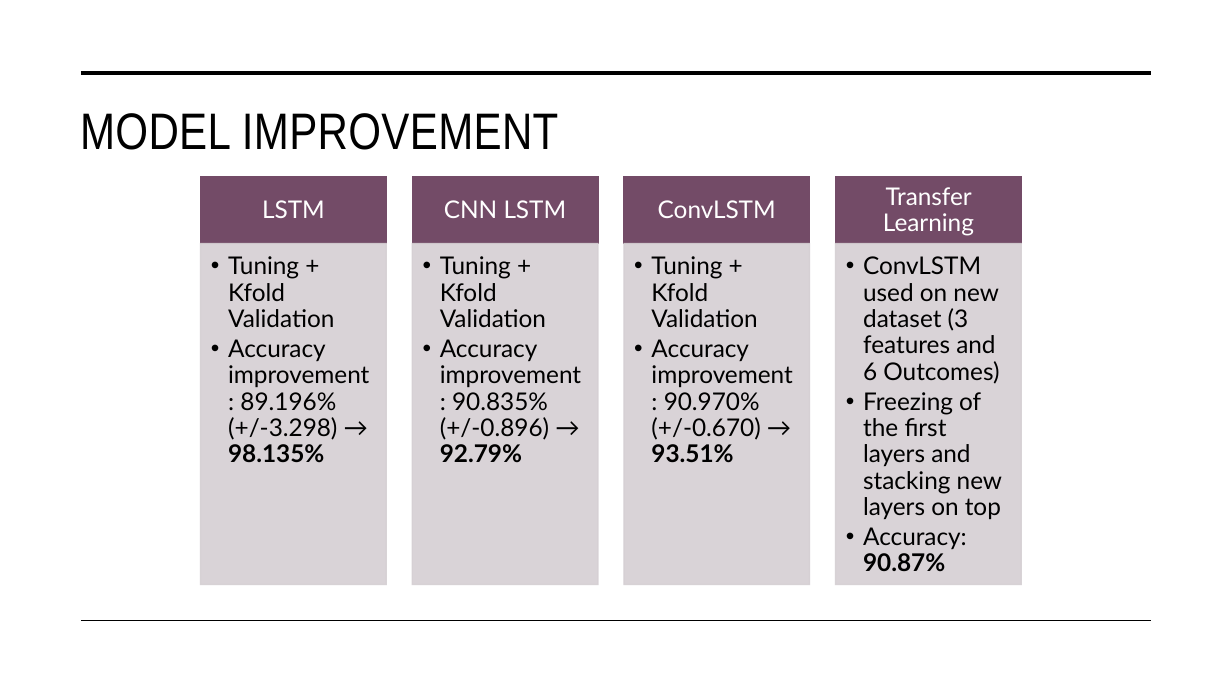
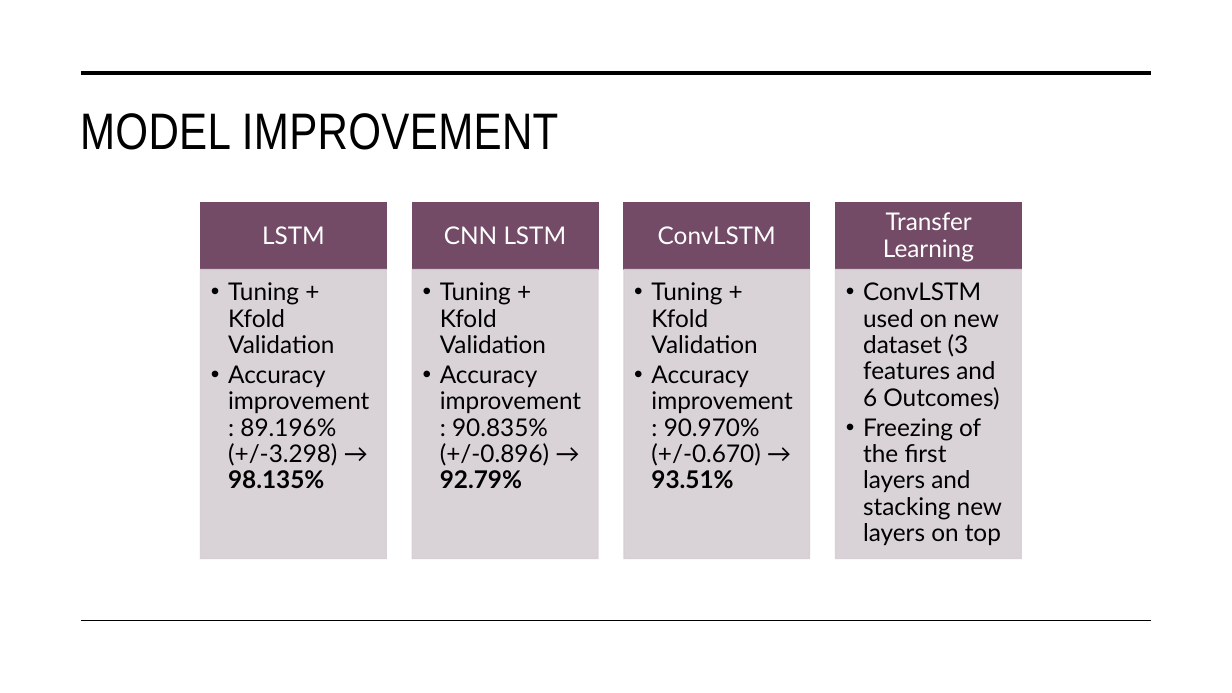
Before and after one commit to Entspannter/CrispCerebella, a slide deck: slide 3 of Presentations/DL_Presentation_15_07_2021.pptx. Drawn at 1232x693 pixels with LibreOffice and Linux fonts; fonts in the diff are those of the drawing. Boxes give left, top, right and bottom in pixels: in the first picture for what was removed or moved away, otherwise in the second. Text is boxed around its words. In the diff, an @@ line names an element or a change of style, - is before the commit and + after.

```diff
--- a/Presentations/DL_Presentation_15_07_2021.pptx
+++ b/Presentations/DL_Presentation_15_07_2021.pptx
@@ 4 texts, 4 rectangles moved together from (x1=201, y1=177, x2=1021, y2=244) to (x1=201, y1=203, x2=1021, y2=270) @@
@@ text "Tuning + Kfold Validation" moved from (x1=228, y1=256, x2=369, y2=462) to (x1=228, y1=282, x2=369, y2=488) @@
@@ rectangle resized from (x1=201, y1=244, x2=386, y2=585) to (x1=201, y1=270, x2=386, y2=559) @@
@@ text "Tuning + Kfold Validation" moved from (x1=440, y1=256, x2=581, y2=462) to (x1=440, y1=282, x2=581, y2=488) @@
@@ rectangle resized from (x1=412, y1=244, x2=598, y2=585) to (x1=412, y1=270, x2=598, y2=559) @@
@@ text "Tuning + Kfold Validation" moved from (x1=651, y1=256, x2=792, y2=463) to (x1=651, y1=282, x2=792, y2=489) @@
@@ rectangle resized from (x1=624, y1=244, x2=810, y2=585) to (x1=624, y1=270, x2=810, y2=559) @@
@@ text "ConvLSTM used on new dataset ..." moved from (x1=863, y1=256, x2=1002, y2=571) to (x1=863, y1=282, x2=1002, y2=545) @@
@@ rectangle resized from (x1=836, y1=244, x2=1021, y2=585) to (x1=836, y1=270, x2=1021, y2=559) @@
@@ text at (x1=863, y1=527, x2=967, y2=571): paragraph removed @@
-  •• Accuracy: 90.87%
```
